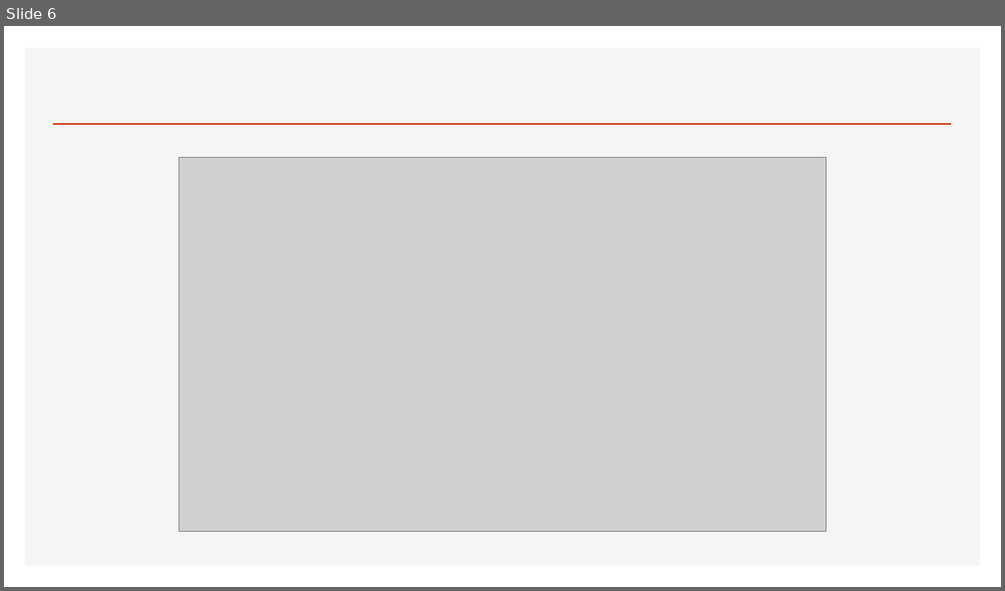
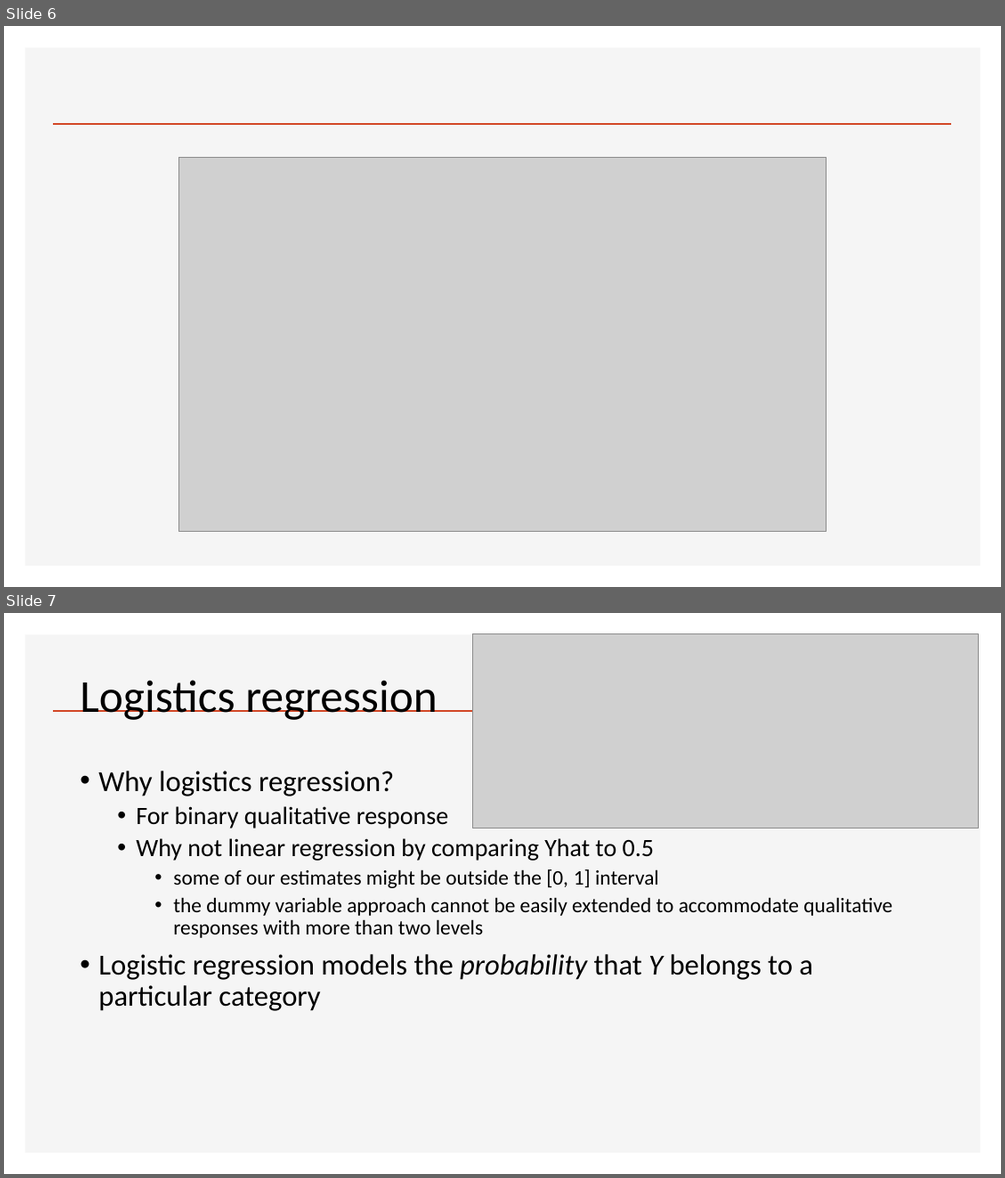
Before and after one commit to duonghung86/Kaggle-competition, a slide deck: Titanic 1.pptx. Shown one above the other, each under a label of ours: slide 6 before the commit, slides 6 and 7 after it. The pictures are 1005x591 and 1005x1178 pixels, drawn with LibreOffice and Linux fonts; fonts in the diff are those of the drawing; grey boxes stand for pictures; background and template pictures are left out. Boxes give left, top, right and bottom in pixels: in the first picture for what was removed or moved away, otherwise in the second. Text is boxed around its words. In the diff, an @@ line names an element or a change of style, - is before the commit and + after.

```diff
--- a/Titanic 1.pptx
+++ b/Titanic 1.pptx
@@ slide 7 added at (x1=4, y1=613, x2=1001, y2=1174), background #FFFFFF; not listed: 2 template elements that a slide beside it also shows @@
@@ picture added at (x1=473, y1=634, x2=979, y2=827) @@
@@ title added at (x1=80, y1=680, x2=437, y2=720), 44 pt, text #000000 @@
+Logistics regression
@@ text added at (x1=98, y1=771, x2=892, y2=1011), 20 pt, text #000000 @@
+• Why logistics regression?
+  • For binary qualitative response
+  • Why not linear regression by comparing Yhat to 0.5
+    • some of our estimates might be outside the [0, 1] interval
+    • the dummy variable approach cannot be easily extended to accommodate qualitative responses with more than two levels
+• Logistic regression models the probability that Y belongs to a particular category
```
Also in this commit, not shown: 6 slides changed, 4 other slides added.
